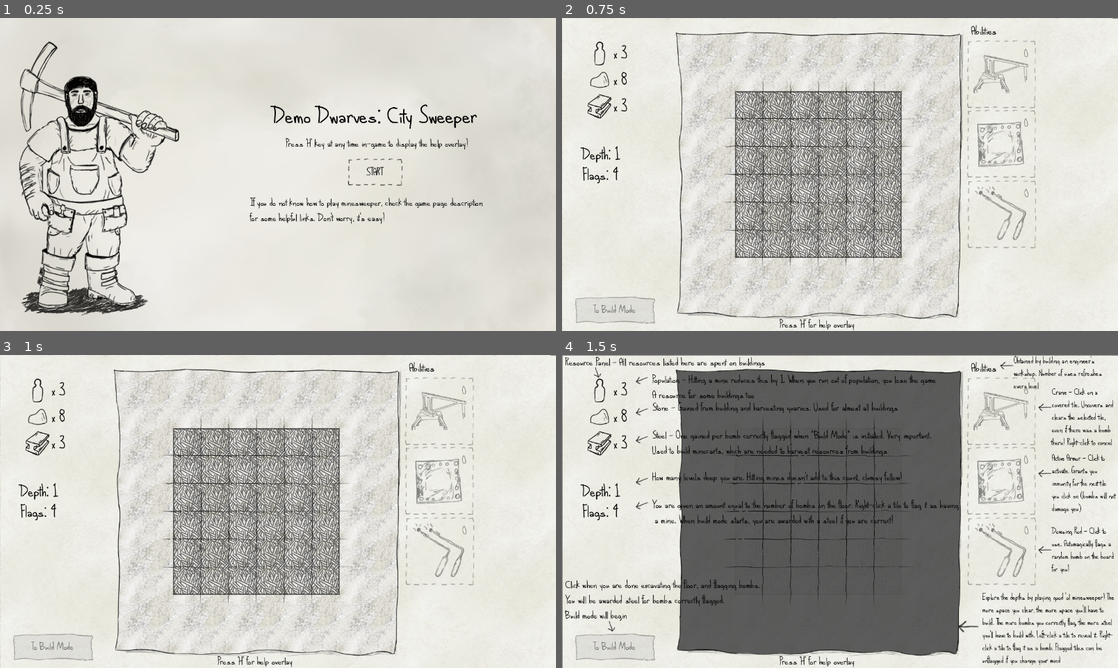
Above: before the commit, frames 1-4 (two rows, left to right).
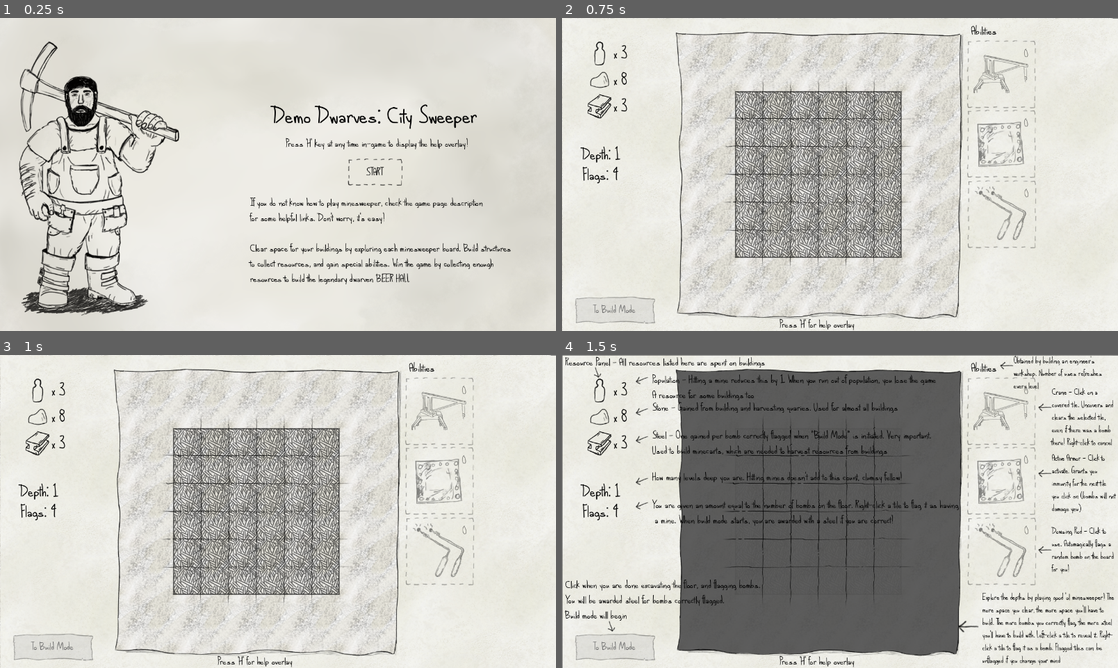
Above: after the commit, the same moments.

Repository: e-lain/MinesweeperDwarves
Game: Godot game, scene res://Title.tscn
The game is run twice, just before and just after one commit, with the same random seed, the same clock (stepped at 60 frames per second) and the same inputs.
Inputs (mouse positions are in pixels of both pictures, inside the frame that each line leads up to):
- Up to frame 1 (0.25 s): no input
- Up to frame 2 (0.75 s): click "START" at 0.5 s
- Up to frame 3 (1 s): no input
- Up to frame 4 (1.5 s): tap H at 1.25 s; move the mouse to (1001, 411) at 1.27 s; press the mouse at (1001, 411) at 1.28 s

The runs differ from the first frame. In frame 1, 1.0% of the frame differs, in the area x 44-92%, y 72-86%; in frame 2, nothing differs; in frame 3, nothing differs; in frame 4, nothing differs.

Commit message:
Add more description to the title screen

Diff:
--- a/Title.tscn
+++ b/Title.tscn
@@ -63,6 +63,10 @@
 offset_right = 1179.0
 offset_bottom = 478.0
 text = "If you do not know how to play minesweeper, check the game page description
-for some helpful links. Don't worry, it's easy!"
+for some helpful links. Don't worry, it's easy!
+
+Clear space for your buildings by exploring each minesweeper board. Build structures
+to collect resources, and gain special abilities. Win the game by collecting enough resources to build the legendary dwarven BEER HALL"
+autowrap_mode = 2
 
 [connection signal="pressed" from="Control/Button" to="." method="_on_button_pressed"]
